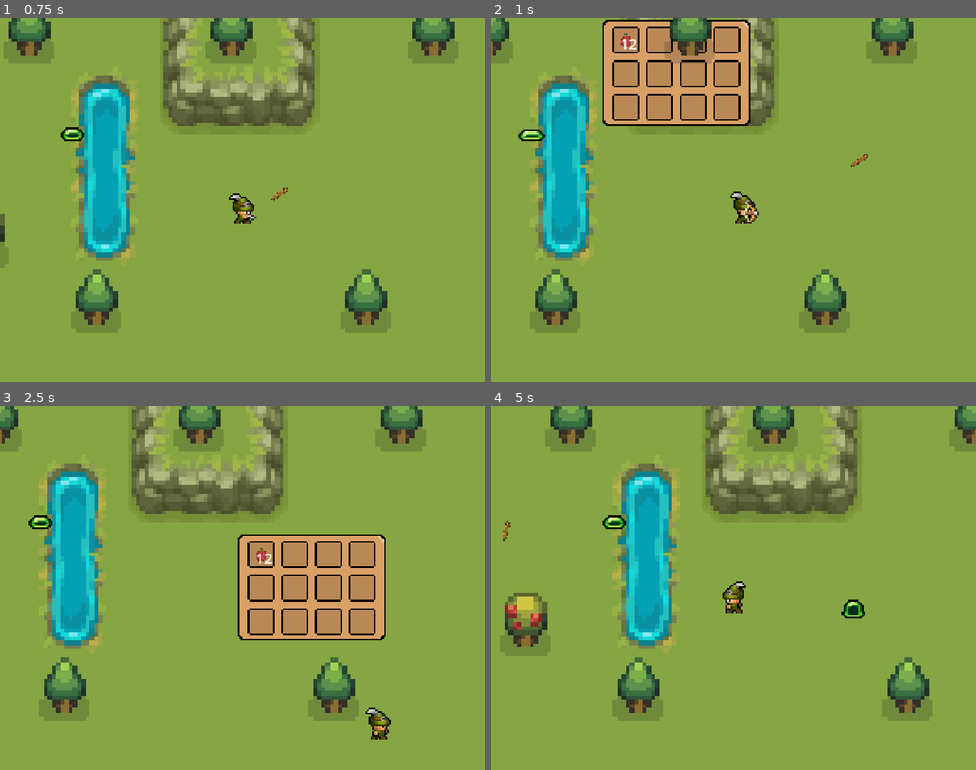
Above: before the commit, frames 1-4 (two rows, left to right).
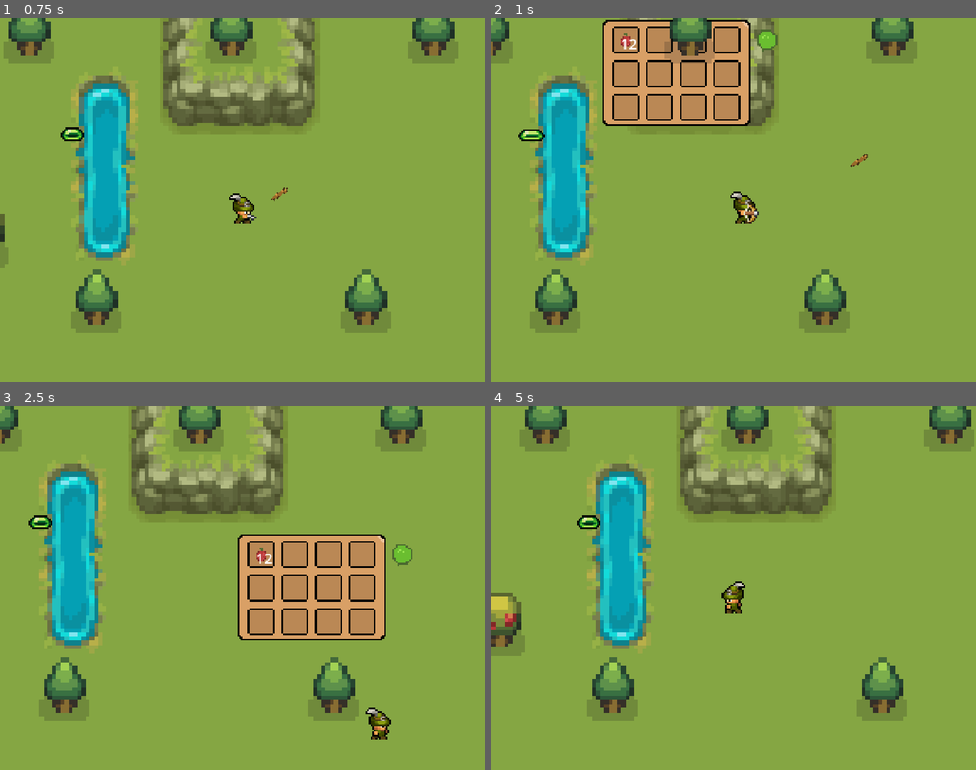
Above: after the commit, the same moments.

Repository: jiechenmc/Scout
Game: Godot game, scene res://scenes/world.tscn
Two runs of this game, one before a commit and one after it. Both use one fixed random seed, a clock stepped at 60 frames per second and the inputs below.
Inputs (mouse positions are in pixels of both pictures, inside the frame that each line leads up to):
- Up to frame 1 (0.75 s): move the mouse to (349, 181) at 0.52 s; hold D (right) from 0.53 s (still down); tap E (e) at 0.6 s; click (349, 181) at 0.67 s
- Up to frame 2 (1 s): keep holding D (right); tap I (i) at 0.8 s
- Up to frame 3 (2.5 s): move the mouse to (145, 606) at 1.27 s; release D (right) at 1.28 s; hold S (down) 1.28-2.03 s; tap I (i) at 1.35, 2.3 s; click (145, 606) at 1.42 s; tap E (e) at 1.55 s; move the mouse to (291, 507) at 2.02 s; hold D (right) from 2.03 s (still down); click (291, 507) at 2.1 s
- Up to frame 4 (5 s): move the mouse to (709, 660) at 2.77 s; release D (right) at 2.78 s; hold W (up) 2.78-3.53 s; tap E (e) at 2.85, 4.35 s; click (709, 660) at 2.92 s; move the mouse to (879, 642) at 3.52 s; hold A (left) from 3.53 s (still down); tap I (i) at 3.6 s; click (879, 642) at 3.67 s; move the mouse to (588, 533) at 4.27 s; click (588, 533) at 4.42 s

Frame 1 is identical in both runs. In frame 2, 0.2% of the frame differs, in the area x 54-60%, y 3-10%; in frame 3, 0.2%; in frame 4, 23%, in the area x 0-100%, y 0-87%.

Commit message:
add death

Diff:
--- a/inventory/Inventory_UI.gd
+++ b/inventory/UI/Inventory_UI.gd
@@ -8,6 +8,7 @@
 # Called when the node enters the scene tree for the first time.
 func _ready():
 	inventory.update.connect(update_slots)
+	Global.coinsChanged.connect(updateCoinsLabel)
 	update_slots()
 	close()
 
@@ -30,3 +31,6 @@
 func open():
 	visible = true
 	is_open = true
+
+func updateCoinsLabel():
+	$Coins_Label.text = str(Global.coins)
--- a/inventory/inventory_ui.tscn
+++ b/inventory/UI/inventory_ui.tscn
@@ -1,8 +1,9 @@
-[gd_scene load_steps=4 format=3 uid="uid://b3dtg4g4y44aa"]
+[gd_scene load_steps=5 format=3 uid="uid://b3dtg4g4y44aa"]
 
-[ext_resource type="Script" path="res://inventory/Inventory_UI.gd" id="1_afi5s"]
+[ext_resource type="Script" path="res://inventory/UI/Inventory_UI.gd" id="1_afi5s"]
 [ext_resource type="Texture2D" uid="uid://wmxbng8ynpck" path="res://assets/inventory-background.png" id="2_51ki4"]
-[ext_resource type="PackedScene" uid="uid://csybc8g3jy734" path="res://inventory/inventory_ui_slot.tscn" id="3_cwow5"]
+[ext_resource type="PackedScene" uid="uid://csybc8g3jy734" path="res://inventory/UI/inventory_ui_slot.tscn" id="3_cwow5"]
+[ext_resource type="Texture2D" uid="uid://bxlht4mqte35m" path="res://assets/slime-icon.png" id="4_lc48p"]
 
 [node name="Inventory_UI" type="Control"]
 custom_minimum_size = Vector2(89, 65)
@@ -76,3 +77,13 @@
 
 [node name="Inventory_UI_Slot12" parent="NinePatchRect/GridContainer" instance=ExtResource("3_cwow5")]
 layout_mode = 2
+
+[node name="Coins_Label" type="RichTextLabel" parent="."]
+layout_mode = 0
+offset_left = 105.0
+offset_right = 210.0
+offset_bottom = 24.0
+
+[node name="Sprite2D" type="Sprite2D" parent="."]
+position = Vector2(98, 13)
+texture = ExtResource("4_lc48p")
--- a/inventory/inventory_ui_slot.gd
+++ b/inventory/UI/inventory_ui_slot.gd
@@ -2,6 +2,8 @@
 
 @onready var item_visual: Sprite2D = $CenterContainer/Panel/item_display
 @onready var item_count_label: Label = $CenterContainer/Panel/Label
+
+var curr_slot = null
 
 # Called when the node enters the scene tree for the first time.
 func _ready():
@@ -20,3 +22,19 @@
 		item_visual.visible = true
 		item_visual.texture = slot.item.texture
 		item_count_label.text = str(slot.amount)
+
+	curr_slot = slot
+
+
+func _on_panel_gui_input(event):
+	if event is InputEventMouseButton and event.pressed:
+		match event.button_index:
+			MOUSE_BUTTON_LEFT:
+				print("LEFT CLICKED")
+			MOUSE_BUTTON_RIGHT:
+				if curr_slot.item != null:
+					Global.coins += curr_slot.amount
+				Global.coinsChanged.emit()
+				curr_slot.item = null
+				item_visual.visible = false
+				item_count_label.visible = false
--- a/inventory/inventory_ui_slot.tscn
+++ b/inventory/UI/inventory_ui_slot.tscn
@@ -1,7 +1,7 @@
 [gd_scene load_steps=3 format=3 uid="uid://csybc8g3jy734"]
 
 [ext_resource type="Texture2D" uid="uid://b6utxuu0aqvkm" path="res://assets/inventory-slot.png" id="1_fprd0"]
-[ext_resource type="Script" path="res://inventory/inventory_ui_slot.gd" id="1_goo83"]
+[ext_resource type="Script" path="res://inventory/UI/inventory_ui_slot.gd" id="1_goo83"]
 
 [node name="Inventory_UI_Slot" type="Panel"]
 self_modulate = Color(1, 1, 1, 0)
@@ -35,3 +35,5 @@
 offset_bottom = 28.0
 scale = Vector2(0.5, 0.5)
 horizontal_alignment = 2
+
+[connection signal="gui_input" from="CenterContainer/Panel" to="." method="_on_panel_gui_input"]
--- a/scenes/player.tscn
+++ b/scenes/player.tscn
@@ -3,7 +3,7 @@
 [ext_resource type="Script" path="res://scripts/player.gd" id="1_tdcbd"]
 [ext_resource type="Texture2D" uid="uid://dqg7gnl312tat" path="res://assets/survivalgame-player-green.png" id="2_8h03l"]
 [ext_resource type="Resource" uid="uid://qen3kuctse0n" path="res://inventory/player_inventory.tres" id="2_yoatj"]
-[ext_resource type="PackedScene" uid="uid://b3dtg4g4y44aa" path="res://inventory/inventory_ui.tscn" id="4_rove7"]
+[ext_resource type="PackedScene" uid="uid://b3dtg4g4y44aa" path="res://inventory/UI/inventory_ui.tscn" id="4_rove7"]
 
 [sub_resource type="AtlasTexture" id="AtlasTexture_ot2gd"]
 atlas = ExtResource("2_8h03l")
@@ -549,7 +549,7 @@
 
 [node name="AnimatedSprite2D" type="AnimatedSprite2D" parent="."]
 sprite_frames = SubResource("SpriteFrames_rw4k7")
-animation = &"e-attack"
+animation = &"death"
 
 [node name="CollisionShape2D" type="CollisionShape2D" parent="."]
 shape = SubResource("CapsuleShape2D_p5uy8")
--- a/scenes/slime.gd
+++ b/scenes/slime.gd
@@ -77,3 +77,10 @@
 	if body.has_method("player"):
 		player = body
 		collect_slime()
+
+
+func _on_attack_area_body_entered(body):
+	if body.has_method("player"):
+		print("PLAYER TAKING DAMAGE")
+		player = body
+		player.take_damage(0)
--- a/scenes/slime.tscn
+++ b/scenes/slime.tscn
@@ -153,13 +153,16 @@
 radius = 7.07107
 
 [sub_resource type="CircleShape2D" id="CircleShape2D_atvpj"]
-radius = 4.12311
+radius = 7.07107
 
 [sub_resource type="CircleShape2D" id="CircleShape2D_der0q"]
 radius = 63.0079
 
 [sub_resource type="CircleShape2D" id="CircleShape2D_r7msf"]
-radius = 150.053
+radius = 11.0454
+
+[sub_resource type="CircleShape2D" id="CircleShape2D_hqcvh"]
+radius = 11.0
 
 [node name="Slime" type="CharacterBody2D"]
 script = ExtResource("1_o6kip")
@@ -195,7 +198,14 @@
 shape = SubResource("CircleShape2D_r7msf")
 disabled = true
 
+[node name="Attack_Area" type="Area2D" parent="."]
+
+[node name="CollisionShape2D" type="CollisionShape2D" parent="Attack_Area"]
+position = Vector2(1, 0)
+shape = SubResource("CircleShape2D_hqcvh")
+
 [connection signal="area_entered" from="Hitbox" to="." method="_on_hitbox_area_entered"]
 [connection signal="body_entered" from="Detection_Zone" to="." method="_on_detection_zone_body_entered"]
 [connection signal="body_exited" from="Detection_Zone" to="." method="_on_detection_zone_body_exited"]
 [connection signal="body_entered" from="Collect_Area" to="." method="_on_collect_area_body_entered"]
+[connection signal="body_entered" from="Attack_Area" to="." method="_on_attack_area_body_entered"]
--- a/scenes/world.gd
+++ b/scenes/world.gd
@@ -13,7 +13,8 @@
 
 
 func _on_slime_timer_timeout():
-	var slime_instance = slime.instantiate()
-	slime_instance.position = $player.position
-	add_child(slime_instance)
-	print("Spawning Slime")
+	#var slime_instance = slime.instantiate()
+	#slime_instance.position = $player.position + Vector2.RIGHT
+	#add_child(slime_instance)
+	#print("Spawning Slime")
+	pass
--- a/scripts/global.gd
+++ b/scripts/global.gd
@@ -4,10 +4,9 @@
 enum TREE_STATE {NONE, HARVESTABLE}
 enum EQUIP_STATE {NONE, BOW}
 
-var numCarrots = 0
-var numOnions = 0
+signal coinsChanged
+
 var coins = 0
-
 
 # Called when the node enters the scene tree for the first time.
 func _ready():
--- a/scripts/player.gd
+++ b/scripts/player.gd
@@ -7,6 +7,7 @@
 var equip = Global.EQUIP_STATE.NONE
 var isWeaponOnCD = false
 var mouse_location_from_player = null
+var health
 
 var arrow = preload("res://scenes/arrow.tscn")
 
@@ -16,6 +17,14 @@
 	pass
 
 func _physics_process(delta):
+
+	if health == 0:
+		$AnimatedSprite2D.play("death")
+		await get_tree().create_timer(1).timeout
+		$AnimatedSprite2D.set_frame_and_progress(6, 0)
+		return
+
+
 	var direction = Input.get_vector("left", "right", "up", "down")
 	mouse_location_from_player = get_global_mouse_position() - position
 	if direction.x == 0 and direction.y == 0:
@@ -99,3 +108,7 @@
 
 func collect(item):
 	Inventory.insert(item)
+
+func take_damage(damage):
+	print("TAKING DAMAGE")
+	self.health = 0
Not shown, added: export_presets.cfg
Not shown: 1 places in scenes/slime.tscn that only renumber resources
